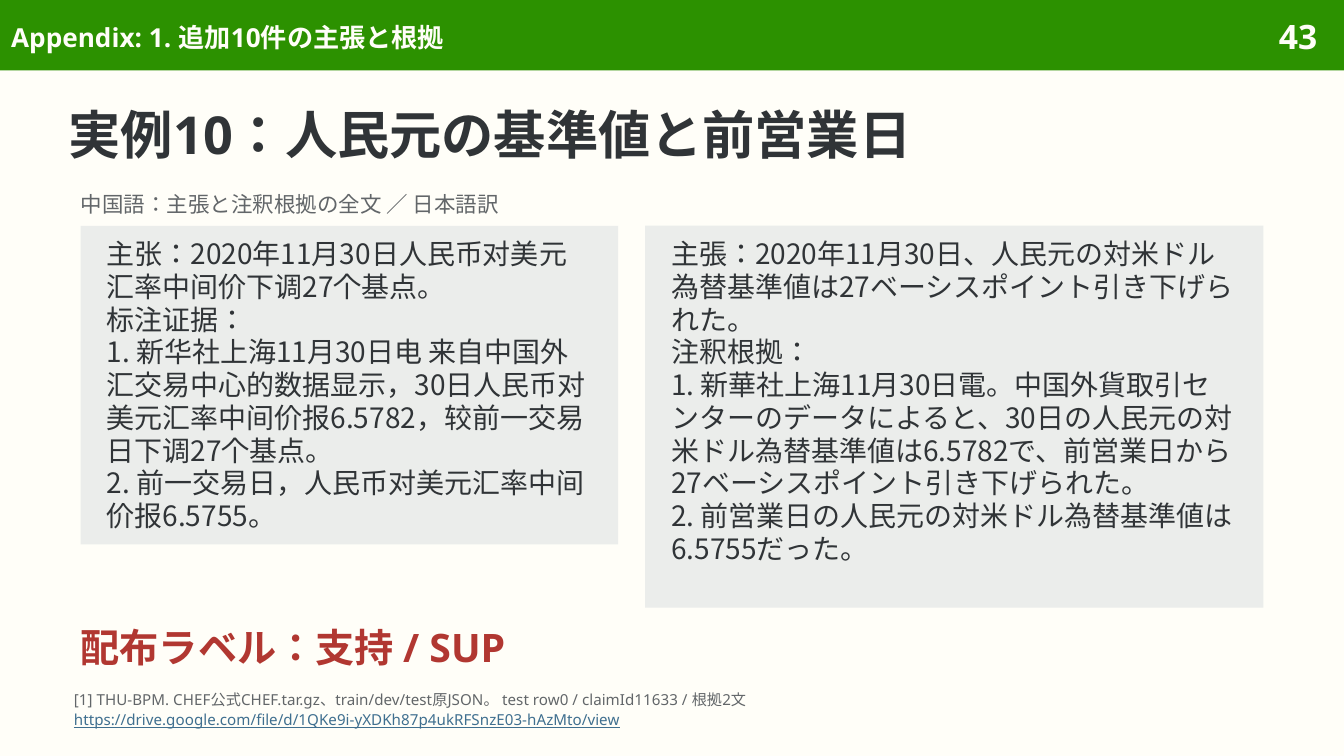
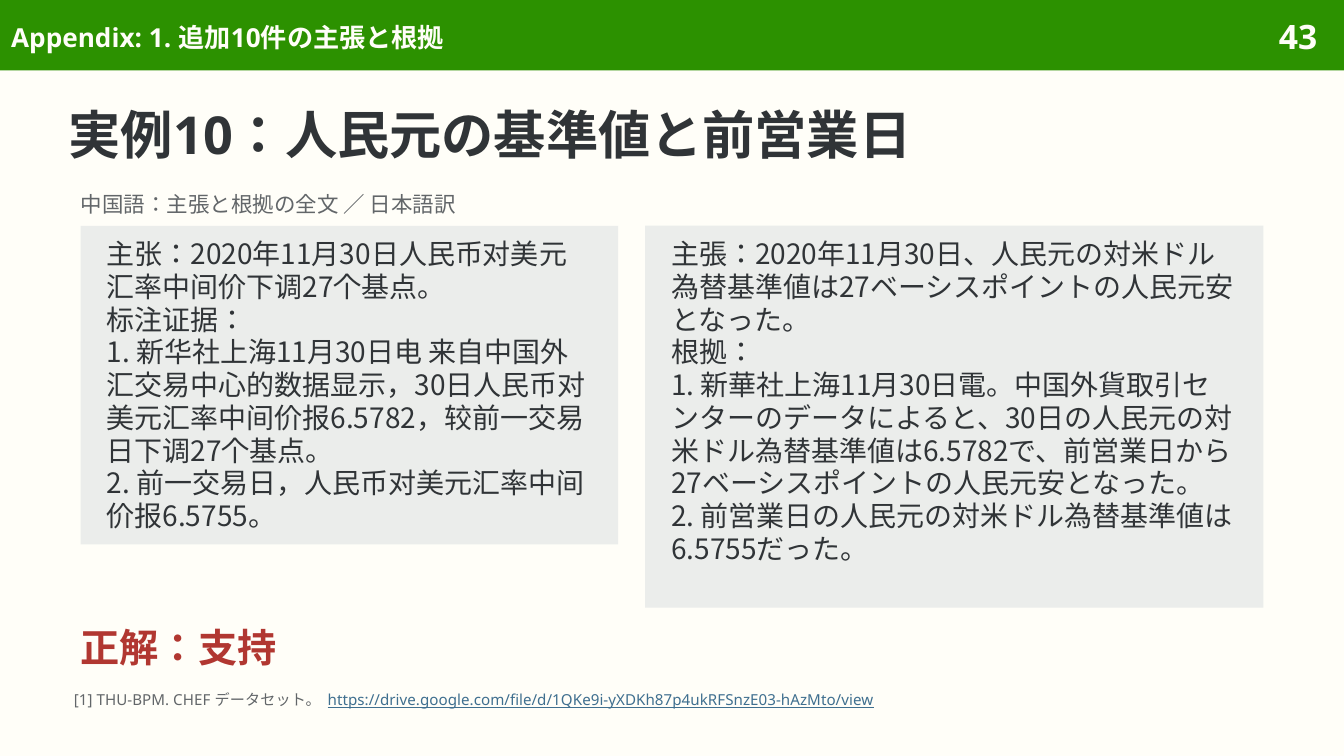
Before and after one commit to sasakiy84/datasets-in-10-minutes, a slide deck: slide 43 of slides/datasets-in-10-minutes-chef.pptx. Drawn at 1344x756 pixels with LibreOffice and Linux fonts; fonts in the diff are those of the drawing. Boxes give left, top, right and bottom in pixels: in the first picture for what was removed or moved away, otherwise in the second. Text is boxed around its words. In the diff, an @@ line names an element or a change of style, - is before the commit and + after.

Commit message:
Revise CHEF Japanese explanations and remove production audit detail

```diff
--- a/slides/datasets-in-10-minutes-chef.pptx
+++ b/slides/datasets-in-10-minutes-chef.pptx
@@ text at [81, 194, 456, 214]: text changed @@
-中国語：主張と注釈根拠の全文 ／ 日本語訳
+中国語：主張と根拠の全文 ／ 日本語訳
@@ text in rectangle at [671, 240, 1233, 495]: text changed @@
-主張：2020年11月30日、人民元の対米ドル為替基準値は27ベーシスポイント引き下げられた。
-注釈根拠：
-1. 新華社上海11月30日電。中国外貨取引センターのデータによると、30日の人民元の対米ドル為替基準値は6.5782で、前営業日から27ベーシスポイント引き下げられた。
+主張：2020年11月30日、人民元の対米ドル為替基準値は27ベーシスポイントの人民元安となった。
+根拠：
+1. 新華社上海11月30日電。中国外貨取引センターのデータによると、30日の人民元の対米ドル為替基準値は6.5782で、前営業日から27ベーシスポイントの人民元安となった。
@@ text at [81, 628, 277, 666]: text changed @@
-配布ラベル：支持 / SUP
+正解：支持
@@ text at [74, 692, 874, 709]: text changed; text colour #626669 to #3F6F8F @@
-[1] THU-BPM. CHEF公式CHEF.tar.gz、train/dev/test原JSON。 test row0 / claimId11633 / 根拠2文
-https://drive.google.com/file/d/1QKe9i-yXDKh87p4ukRFSnzE03-hAzMto/view
+[1] THU-BPM. CHEF データセット。 https://drive.google.com/file/d/1QKe9i-yXDKh87p4ukRFSnzE03-hAzMto/view
```
Also in this commit, not shown: 52 other slides changed, 4 slides removed, 36 other files.
